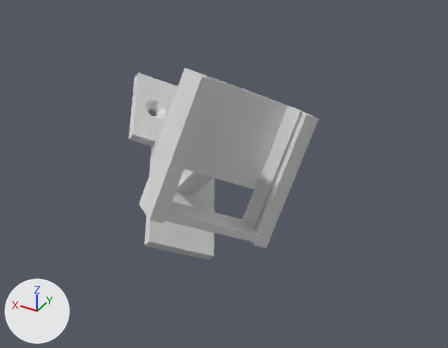
Renders of the Blender file cad/camera-mount/camera_mount_45.blend from each side of a commit.
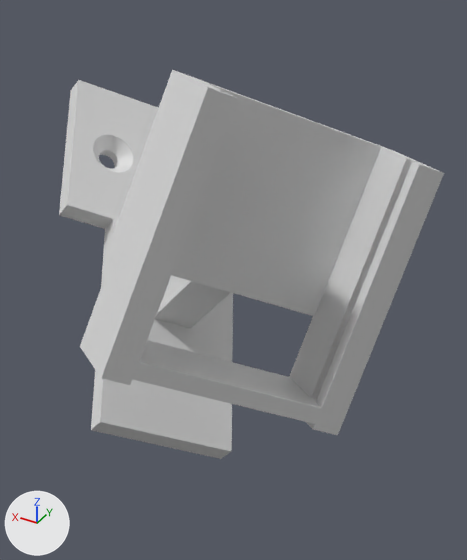
There are two pictures of each version: one from the file's camera 'Camera', one close up on the part from 22% to 74% of the width and 10% to 89% of the height. Every picture has the same lights, and +X, +Y and +Z are marked at lower left. The first two pictures are the older version.

Names of what the first close-up shows: 'CameraMount45'.
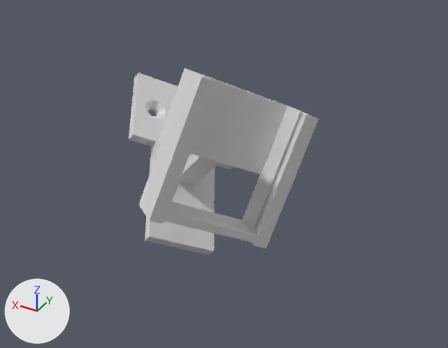
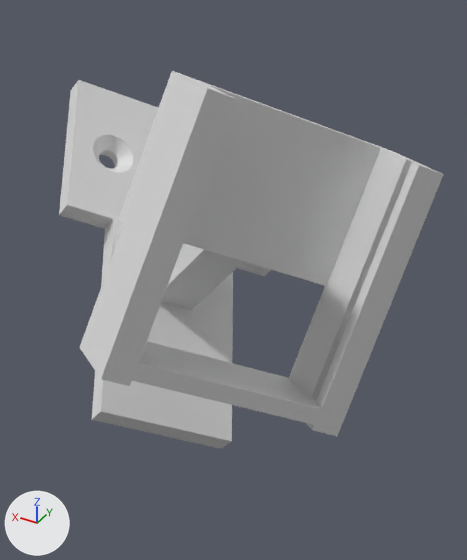
The newer file is also turned or shifted as a whole; pictures and numbers use the older file's frame.

Pixel boxes [x1, y1, x2, y2] of what changed, in the close-ups (467 x 560 px; the box of a moved part takes in the faces that stretch with it):
'CameraMount45', reshaped: before [59, 70, 444, 459]; after [59, 71, 444, 449]
part 1 of me_cube_006, moved or reshaped: before [91, 219, 231, 459]; after [92, 219, 232, 449]
part 2 of me_cube_006, moved or reshaped: before [100, 219, 233, 452]; after [101, 219, 233, 441]
part 3 of me_cube_006, moved or reshaped: before [155, 275, 231, 328]; after [162, 243, 244, 310]
part 4 of me_cube_006, moved or reshaped: before [88, 70, 407, 398]; after [87, 71, 406, 399]

What the commit changed:
me_cube_006 is used by ob_cameramount45; location (0.0, 0.0, 0.0).
me_cube_006 had 424 vertices, 283 faces and spanned x -22.5..22.5, y 0.0..59.0, z -32.9..42.0.
me_cube_006 now has 424 vertices, 283 faces and spans x -22.5..22.5, y 0.0..58.9, z -33.0..42.0.
me_cube_006 part 1: all 4 vertices in x -13.0..13.0, y 0.0..4.0, z -30.0 are moved by (0.0, 0.0, 2.0).
me_cube_006 part 2: all 2 vertices in x -4.0..4.0, y 4.0, z -7.0 are moved by (0.0, 0.0, 4.0).
me_cube_006 part 3: all 2 vertices in x -4.0..4.0, y 25.5, z -7.0 are moved by (0.0, 4.0, 4.0).
me_cube_006 part 4: all 10 vertices in x -22.0..22.0, y 23.7..26.5, z -11.6..-8.8 are moved by (0.0, 4.1, 4.1).
Other edits to the shape of me_cube_006 do not show in these pictures.
